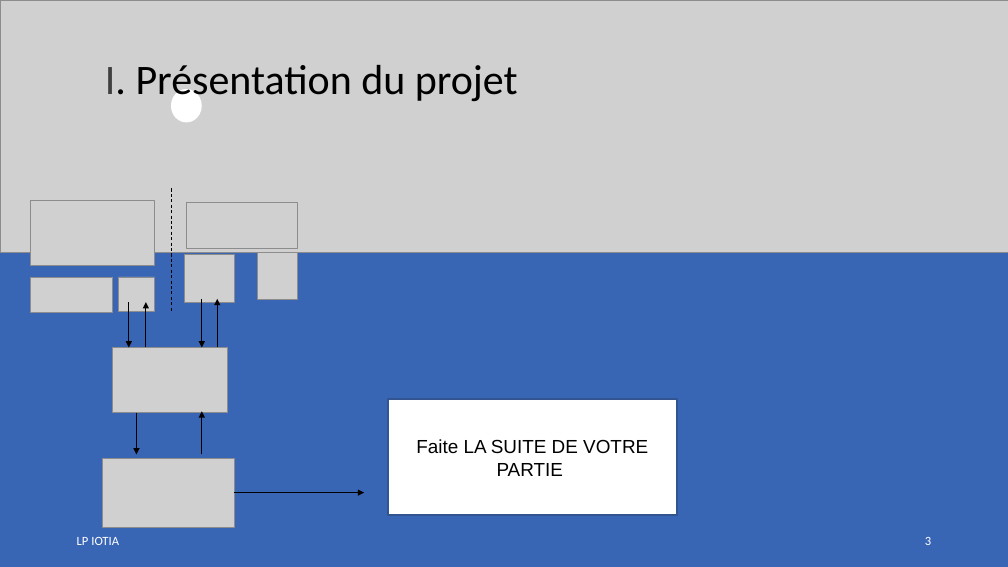
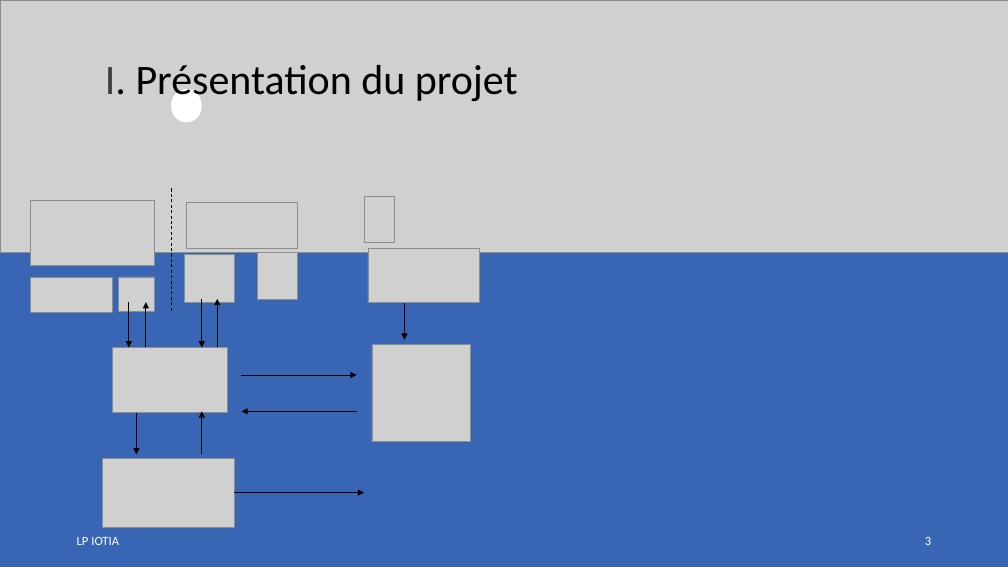
Before and after one commit to LENSAlex/ProjetIotia, a slide deck: slide 3 of Diapo_commun/PresentationCommune.pptx. Drawn at 1008x567 pixels with LibreOffice and Linux fonts; fonts in the diff are those of the drawing; grey boxes stand for pictures. Boxes give left, top, right and bottom in pixels: in the first picture for what was removed or moved away, otherwise in the second. Text is boxed around its words. In the diff, an @@ line names an element or a change of style, - is before the commit and + after.

```diff
--- a/Diapo_commun/PresentationCommune.pptx
+++ b/Diapo_commun/PresentationCommune.pptx
@@ picture added at [364,196,395,242] @@
@@ picture added at [368,248,479,302] @@
@@ arrow added from (405, 303) to (405, 340), #000000 0.75 pt @@
@@ picture added at [372,345,471,442] @@
@@ arrow added from (241, 375) to (357, 375), #000000 0.75 pt @@
@@ arrow added from (357, 411) to (241, 411), #000000 0.75 pt @@
@@ rectangle removed at [388,399,678,516] @@
-Faite LA SUITE DE VOTRE PARTIE
```
